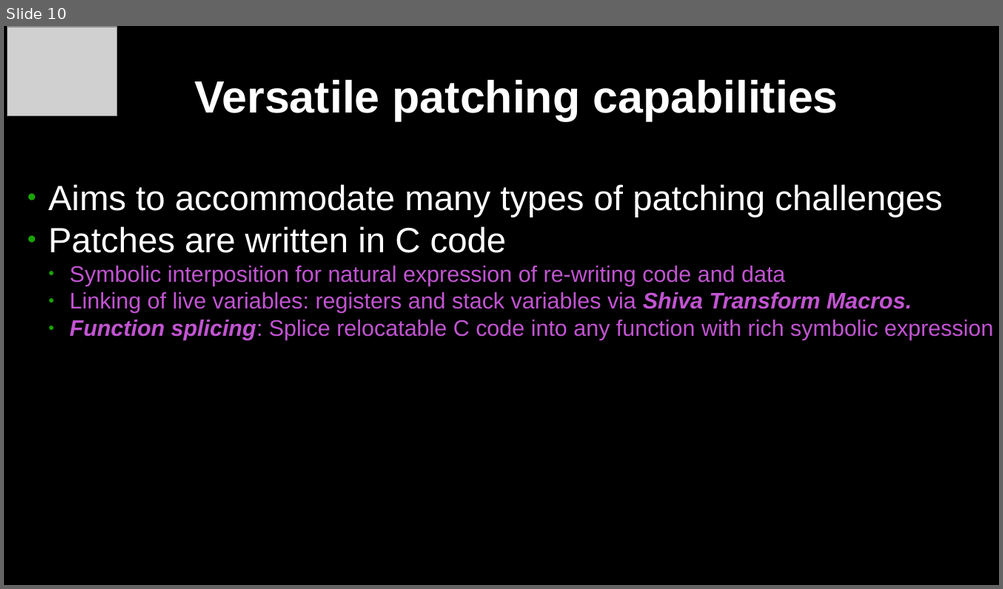
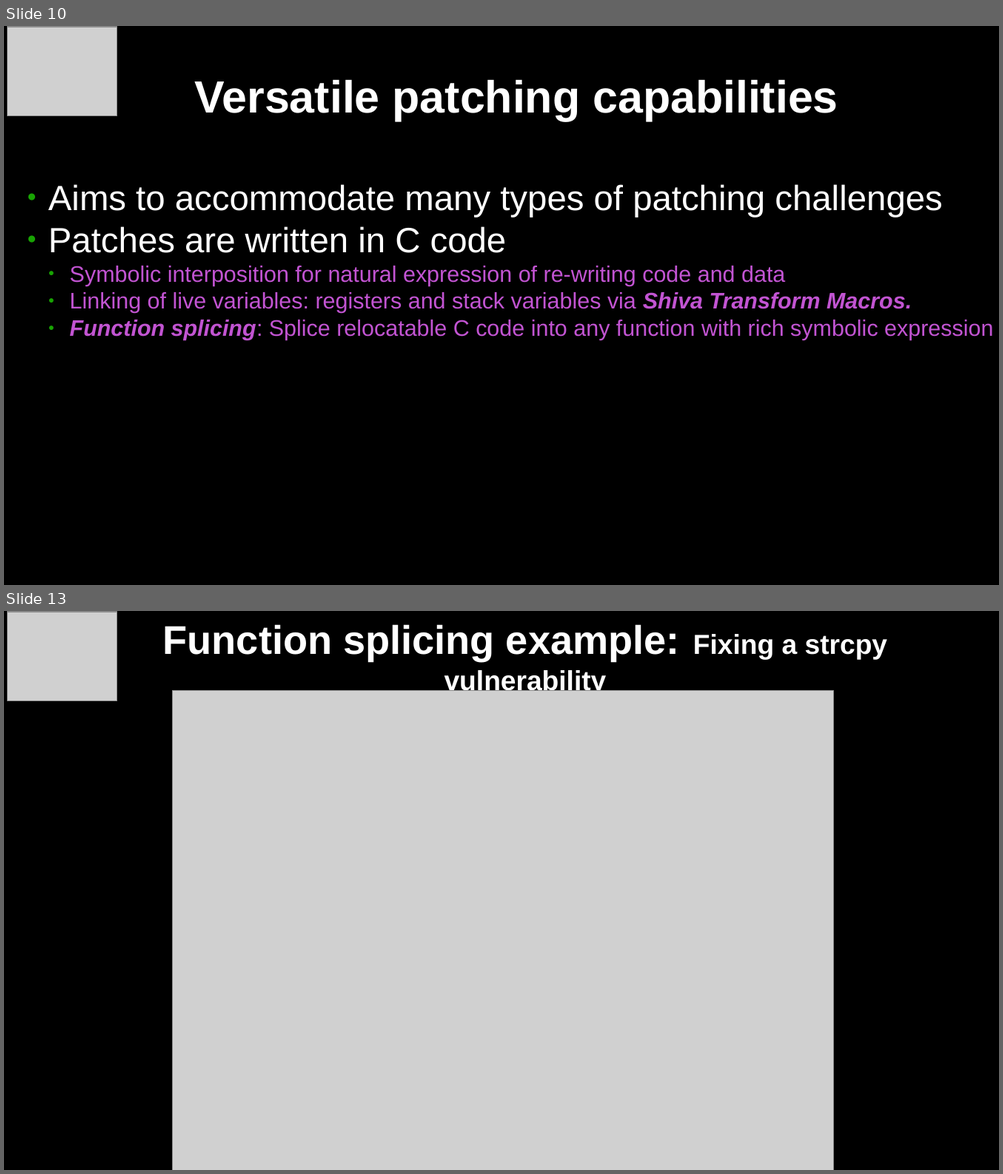
Before and after one commit to elfmaster/shiva_presentations, a slide deck: shiva-presentation-ais-darpa-oct-2023.odp. Shown one above the other, each under a label of ours: slide 10 before the commit, slides 10 and 13 after it; the slides between them are not shown. The pictures are 1003x589 and 1003x1174 pixels, drawn with LibreOffice and Linux fonts; fonts in the diff are those of the drawing; grey boxes stand for pictures. Boxes give left, top, right and bottom in pixels: in the first picture for what was removed or moved away, otherwise in the second. Text is boxed around its words. In the diff, an @@ line names an element or a change of style, - is before the commit and + after.

```diff
--- a/shiva-presentation-ais-darpa-oct-2023.odp
+++ b/shiva-presentation-ais-darpa-oct-2023.odp
@@ slide 13 added at [4, 611, 999, 1170], background #000000 @@
@@ picture added at [8, 612, 116, 701] @@
@@ title added at [163, 624, 888, 696], 22 pt, text #FFFFFF, bold @@
+Function splicing example: Fixing a strcpy vulnerability
@@ picture added at [173, 690, 834, 1170] @@
```
Also in this commit, not shown: 1 slide changed, 4 other slides added, 1 slide removed, 1 other file.
